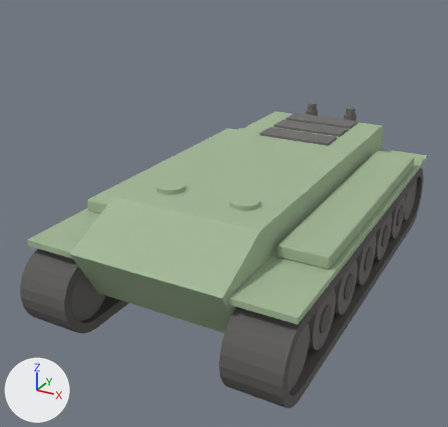
Renders of the glTF model public/assets/models/tanks/parts/player_hull_base.glb from each side of a commit.
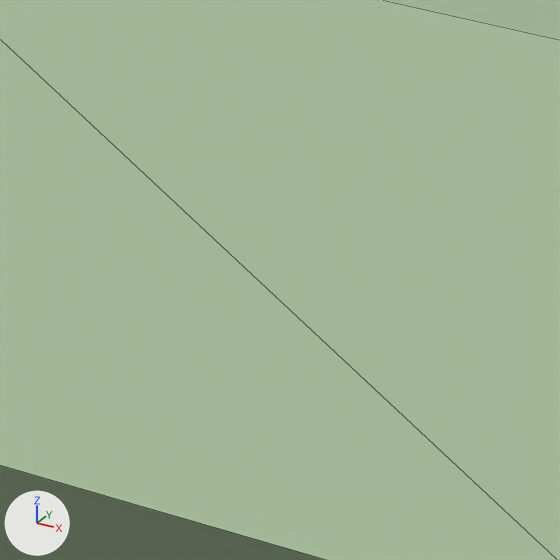
The first picture shows the older version from a 50 mm camera at (3.77, -7.95, 4.74) aimed at (-0.31, -0.53, 1.03). The close-ups show the older and then the newer version on the part from 31% to 47% of the width and 50% to 67% of the height of that picture. Only the edits that show in the close-ups are written down. The lights are fixed; the arrows at lower left show +X, +Y and +Z. The close-ups show mesh edges as thin lines. Where no turn or scale is listed for an object, it has been applied to the vertices.

Names of what the first close-up shows: 'hull_lower', 'hull_upper'.
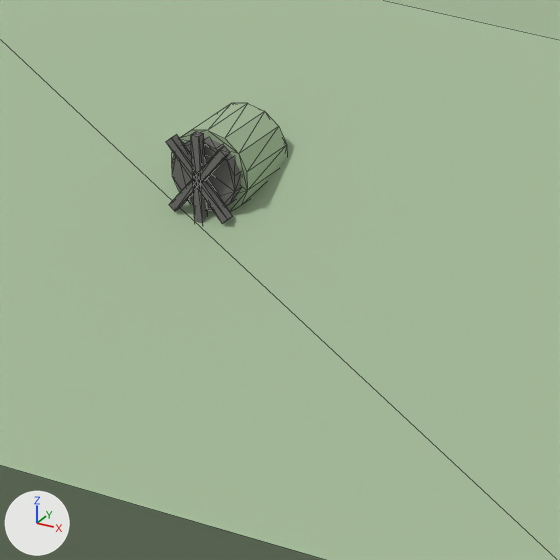
Pixel boxes [x1, y1, x2, y2] of what changed, in the close-ups (560 x 560 px):
'headlight_unit_0', added
    after: [172, 103, 287, 210]
'headlight_unit_trim_dark', added
    after: [166, 131, 241, 224]

Edits to the bpy script that builds the scene:
```text
Add me_headlight_unit_trim_dark:
    me_headlight_unit_trim_dark.from_pydata(...)  # 52 vertices, 88 faces; spans x -0.057..0.057, y -2.572..-2.535, z 1.507..1.657
    me_headlight_unit_trim_dark.materials.append(mat_gear_dark)  # grey #6f6e6c
Add me_headlight_unit_0:
    me_headlight_unit_0.from_pydata(...)  # a 10-sided cylinder along z spanning x -0.021..0.021, y -2.525..-2.481, z 1.452..1.552; a 14-sided cylinder along y spanning x -0.068..0.068, y -2.538..-2.428, z 1.512..1.652
    me_headlight_unit_0.materials.append(mat_player_body)  # greyish green #a2b896
Add ob_headlight_unit_trim_dark:
    ob_headlight_unit_trim_dark = bpy.data.objects.new('headlight_unit_trim_dark', me_headlight_unit_trim_dark)
    ob_headlight_unit_trim_dark.location = (0.0, 0.0, 0.0)
Add ob_headlight_unit_0:
    ob_headlight_unit_0 = bpy.data.objects.new('headlight_unit_0', me_headlight_unit_0)
    ob_headlight_unit_0.location = (0.0, 0.0, 0.0)
```
